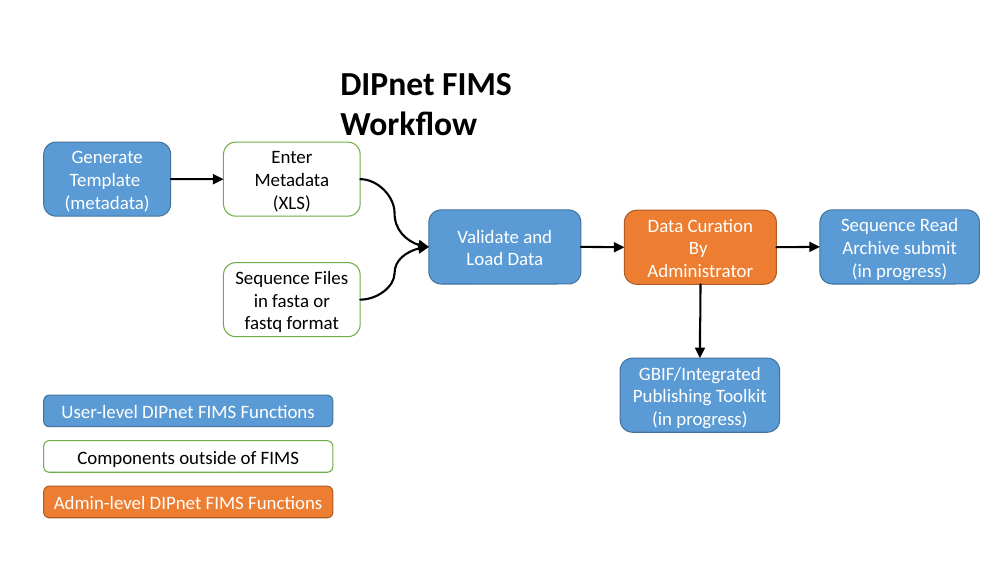
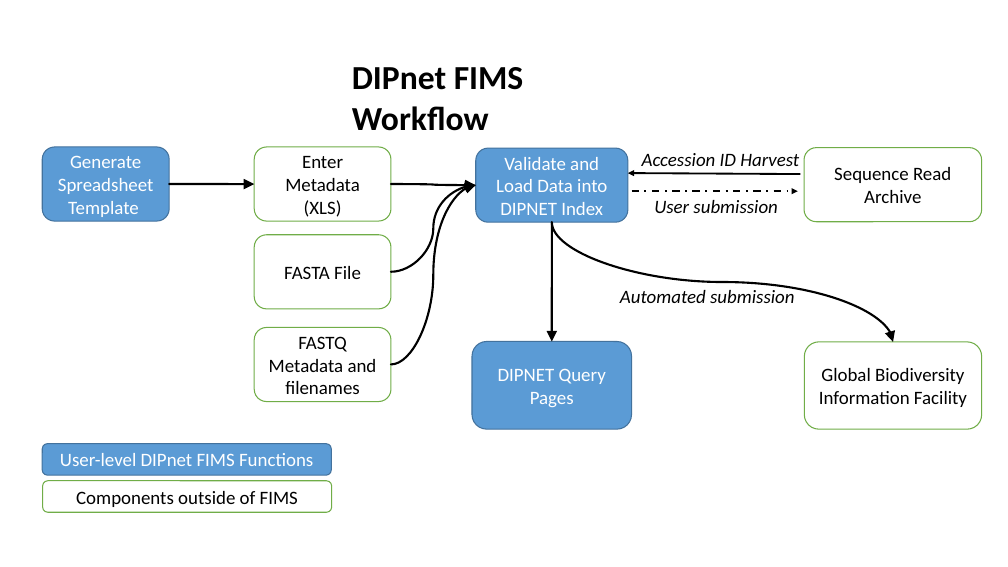
Before and after one commit to biocodellc/geome-db, a slide deck: slide 1 of src/main/web/docs/dipnetWorkflow.pptx. Drawn at 1008x567 pixels with LibreOffice and Linux fonts; fonts in the diff are those of the drawing. Boxes give left, top, right and bottom in pixels: in the first picture for what was removed or moved away, otherwise in the second. Text is boxed around its words. In the diff, an @@ line names an element or a change of style, - is before the commit and + after.

Commit message:
updating the dipnetWorkflow diagram

```diff
--- a/src/main/web/docs/dipnetWorkflow.pptx
+++ b/src/main/web/docs/dipnetWorkflow.pptx
@@ text "DIPnet FIMS Workflow" rewrapped from bbox=[340, 73, 512, 144] to bbox=[352, 67, 524, 131] @@
@@ rounded rectangle "Generate Spreadsheet Template": place and size @@
-rounded rectangle "Generate Spreadsheet Template" at bbox=[44, 142, 171, 216]
+rounded rectangle "Generate Spreadsheet Template" at bbox=[42, 147, 169, 221]
@@ rounded rectangle "Enter Metadata (XLS)": place and size @@
-rounded rectangle "Enter Metadata (XLS)" at bbox=[224, 142, 361, 216]
+rounded rectangle "Enter Metadata (XLS)" at bbox=[254, 147, 391, 221]
@@ rounded rectangle "Validate and Load Data into ...": place and size @@
-rounded rectangle "Validate and Load Data into ..." at bbox=[429, 210, 581, 284]
+rounded rectangle "Validate and Load Data into ..." at bbox=[476, 148, 628, 222]
@@ rounded rectangle "Sequence Read Archive": place and size @@
-rounded rectangle "Sequence Read Archive" at bbox=[820, 210, 980, 284]
+rounded rectangle "Sequence Read Archive" at bbox=[805, 147, 982, 222]
@@ rounded rectangle "Sequence Read Archive" at bbox=[805, 147, 982, 222]: fill #5B9BD5 to #FFFFFF; outline #43739E 1 pt to #70AD47 1 pt @@
@@ text in rounded rectangle at bbox=[58, 156, 154, 217]: text changed @@
-Generate Template
-(metadata)
+Generate Spreadsheet Template
@@ text in rounded rectangle at bbox=[496, 157, 607, 215]: text changed @@
-Validate and Load Data
+Validate and Load Data into DIPNET Index
@@ arrow added from (801, 174) to (628, 173), #000000 1.75 pt @@
@@ text added at bbox=[642, 153, 799, 166], 18 pt, text #000000, italic @@
+Accession ID Harvest
@@ text in rounded rectangle at bbox=[834, 167, 951, 203]: text changed; text colour #FFFFFF to #000000 @@
-Sequence Read Archive submit
-(in progress)
+Sequence Read Archive
@@ curved arrow moved from (171, 179) - (224, 179) to (169, 184) - (254, 184) @@
@@ curved arrow moved from (360, 299) - (429, 247) to (391, 272) - (476, 185) @@
@@ curved arrow moved from (360, 179) - (429, 247) to (391, 184) - (476, 185) @@
@@ curved arrow added from (391, 364) to (476, 185), #000000 2 pt @@
@@ arrow added from (631, 191) to (798, 191), #000000 1.75 pt dashed @@
@@ text added at bbox=[654, 200, 777, 213], 18 pt, text #000000, italic @@
+User submission
@@ rounded rectangle "FASTA File": place and size @@
-rounded rectangle "FASTA File" at bbox=[224, 262, 361, 337]
+rounded rectangle "FASTA File" at bbox=[254, 235, 391, 309]
@@ curved arrow moved from (701, 284) - (700, 358) to (552, 222) - (893, 342) @@
@@ curved arrow added from (552, 222) to (552, 342), #000000 2 pt @@
@@ rounded rectangle removed at bbox=[625, 210, 777, 284] @@
-Data Curation
-By
-Administrator
@@ text in rounded rectangle at bbox=[284, 266, 361, 279]: text changed @@
-Sequence Files in fasta or fastq format
+FASTA File
@@ curved arrow removed from (581, 247) to (625, 247) @@
@@ curved arrow removed from (777, 247) to (820, 247) @@
@@ text added at bbox=[620, 287, 794, 303], 18 pt, text #000000, italic @@
+Automated submission
@@ rounded rectangle added at bbox=[254, 327, 391, 402], fill #FFFFFF, outline #70AD47 1 pt, 18 pt, text #000000 @@
+FASTQ Metadata and filenames
@@ rounded rectangle added at bbox=[472, 342, 631, 430], fill #5B9BD5, outline #43739E 1 pt, 18 pt, text #FFFFFF @@
+DIPNET Query Pages
@@ rounded rectangle removed at bbox=[620, 358, 780, 433] @@
-GBIF/Integrated Publishing Toolkit (in progress)
@@ rounded rectangle added at bbox=[805, 342, 982, 429], fill #FFFFFF, outline #70AD47 1 pt, 18 pt, text #000000 @@
+Global Biodiversity Information Facility
@@ rounded rectangle "User-level DIPnet FIMS Functions": place and size @@
-rounded rectangle "User-level DIPnet FIMS Functions" at bbox=[44, 395, 333, 427]
+rounded rectangle "User-level DIPnet FIMS Functions" at bbox=[42, 444, 331, 476]
@@ rounded rectangle "Components outside of FIMS": place and size @@
-rounded rectangle "Components outside of FIMS" at bbox=[44, 441, 333, 473]
+rounded rectangle "Components outside of FIMS" at bbox=[42, 481, 331, 513]
@@ rounded rectangle removed at bbox=[44, 486, 333, 518] @@
-Admin-level DIPnet FIMS Functions
```
Also in this commit, not shown: 1 other file.
